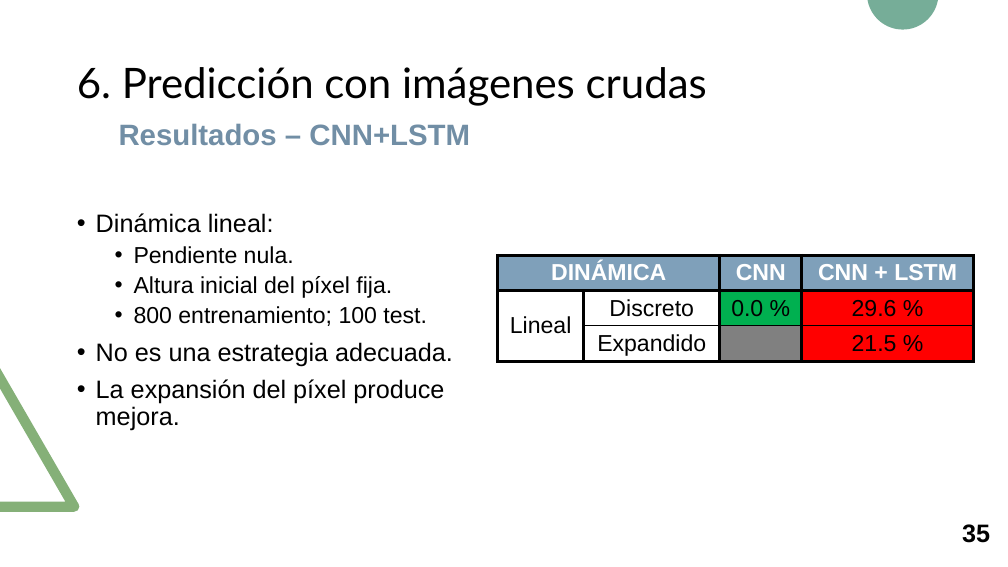
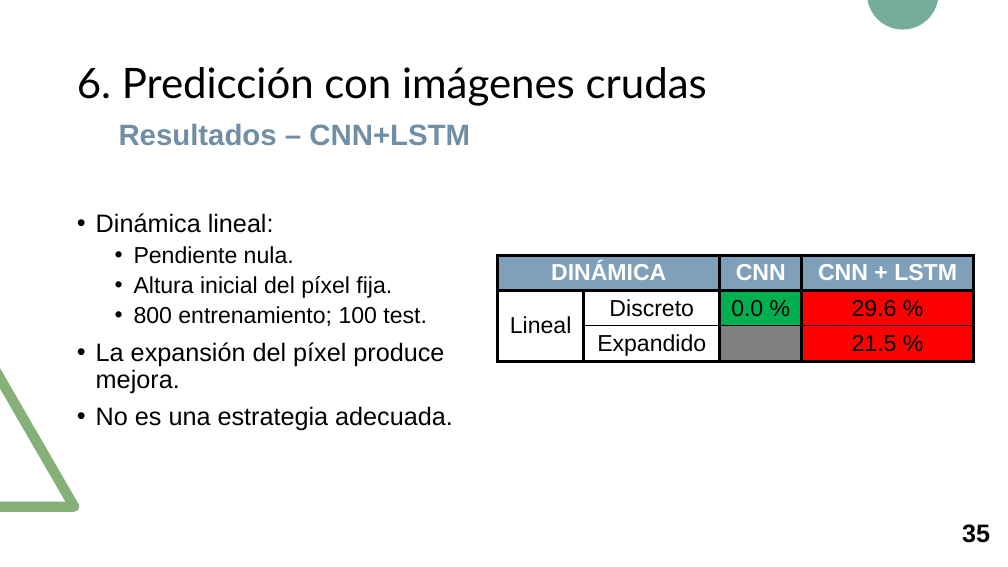
Before and after one commit to RoboticsLabURJC/2017-tfm-nuria-oyaga, a slide deck: slide 36 of Documentation/Presentacion-TFM/Presentacion-TFM.pptx. Drawn at 1008x567 pixels with LibreOffice and Linux fonts; fonts in the diff are those of the drawing. Boxes give left, top, right and bottom in pixels: in the first picture for what was removed or moved away, otherwise in the second. Text is boxed around its words. In the diff, an @@ line names an element or a change of style, - is before the commit and + after.

Commit message:
Presentation v.2

```diff
--- a/Documentation/Presentacion-TFM/Presentacion-TFM.pptx
+++ b/Documentation/Presentacion-TFM/Presentacion-TFM.pptx
@@ text at [96,342,444,393]: paragraph added @@
+• La expansión del píxel produce mejora.
@@ text at [96,379,444,431]: paragraph removed @@
-• La expansión del píxel produce mejora.
```
Also in this commit, not shown: 1 other file.
